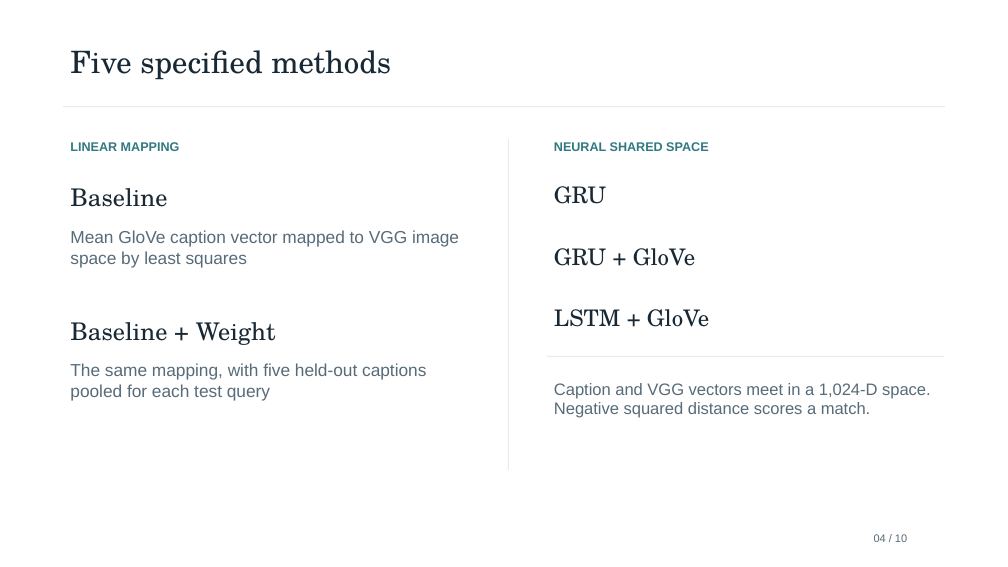
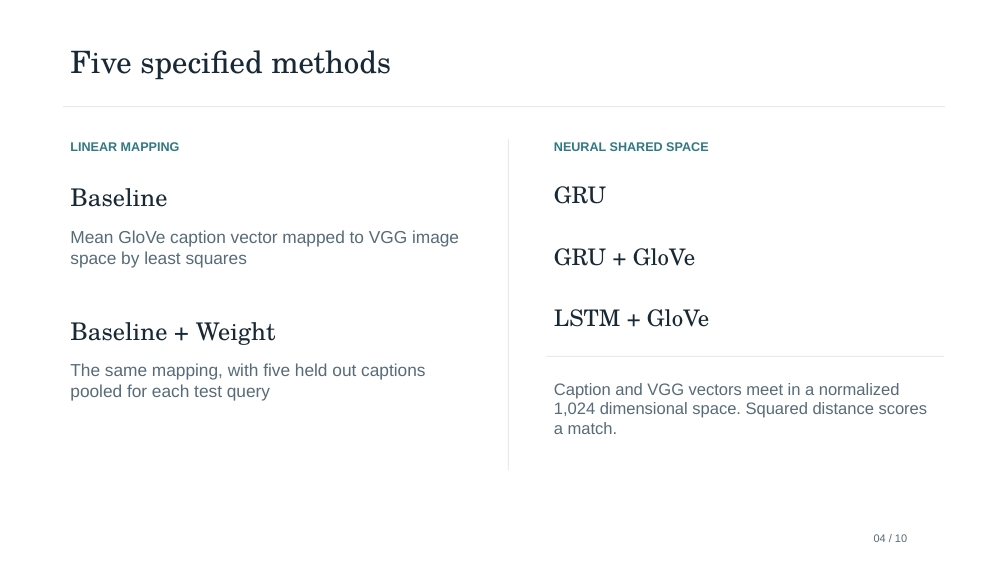
Before and after one commit to kishansaaai/ML_PROJECT, a slide deck: slide 4 of ML_PROJECT_review.pptx. Drawn at 1008x567 pixels with LibreOffice and Linux fonts; fonts in the diff are those of the drawing. Boxes give left, top, right and bottom in pixels: in the first picture for what was removed or moved away, otherwise in the second. Text is boxed around its words. In the diff, an @@ line names an element or a change of style, - is before the commit and + after.

```diff
--- a/ML_PROJECT_review.pptx
+++ b/ML_PROJECT_review.pptx
@@ text at [70,363,425,401]: text changed @@
-The same mapping, with five held-out captions pooled for each test query
+The same mapping, with five held out captions pooled for each test query
@@ text at [554,383,928,434]: text changed @@
-Caption and VGG vectors meet in a 1,024-D space. Negative squared distance scores a match.
+Caption and VGG vectors meet in a normalized 1,024 dimensional space. Squared distance scores a match.
```
Also in this commit, not shown: 8 other slides changed, 9 other files.
